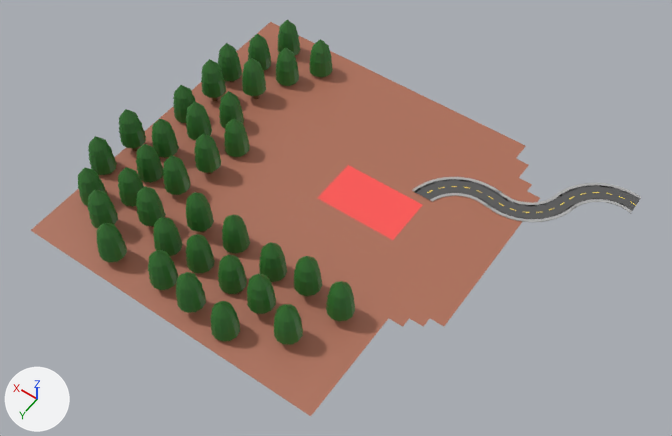
The FBX model Assets/Cenarios/Cenario Mansao/Fase Mansao.fbx: old version first, new version second.
Rendered twice from a 50 mm camera at (-8.7, 76.5, 85.9) aimed at (30.5, 21.6, -0.4). The axes (+X, +Y, +Z) are drawn at lower left. The lights are the same throughout. Where no turn or scale is listed for an object, it has been applied to the vertices.

Names of what the first picture shows: 'Arvore M.001', 'Arvore M.002', 'Arvore M.003', 'Arvore M.004', 'Arvore M.005', 'Arvore M.007', 'Arvore M.008', 'Arvore M.013', 'Arvore M.023', 'Fase Mansao', 'Ponto Mansao', 'Rua Mansao'.
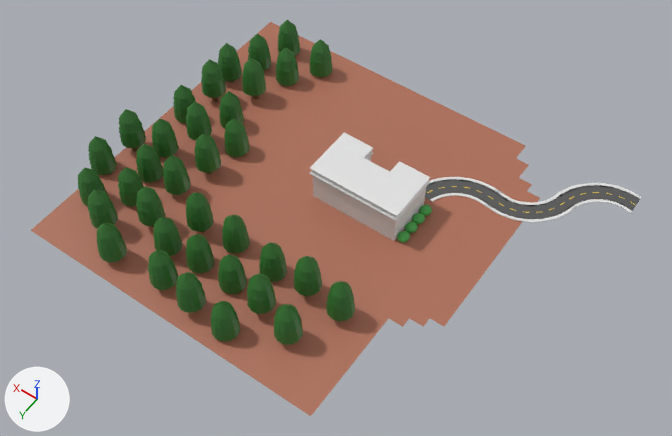
Where the newer file only moved an object's origin or applied its transform, the numbers keep the older frame.

What differs and where, as boxes [x1, y1, x2, y2] in the pictures (672 x 436 px):
'Mansao', added: after [309, 133, 430, 241]
'Arbustos Mansao.003', added: after [397, 230, 411, 243]
'Arbustos Mansao', added: after [404, 221, 418, 234]
'Arbustos Mansao.001', added: after [412, 213, 425, 225]
'Arbustos Mansao.002', added: after [419, 204, 432, 217]
'Ponto Mansao', unchanged, covered by the edit: before [318, 165, 422, 240]

The change in detail:
Material 'Janelas Predio/ Bancada/ Fogao' (mat_janelas_predio__bancada__fogao) changes colour from grey #ababab to light grey #e2e2e2; in linear values from (0.407, 0.407, 0.407) to (0.761, 0.761, 0.761).
Material 'Verde Grama/ Montanha Floresta/ Arvore Floresta/ Bancada.002' (mat_verde_grama__montanha_floresta__arvore_floresta__bancada_002) is new.
Its base color is (0.0676, 0.415, 0.0794) (green #4aac50).
Material 'Vidros Mansao' (mat_vidros_mansao) is new.
Its base color is (0.237, 0.53, 0.8) (blue #86c0e7).
Mesh me_mesh is new.
It has 26 vertices, 24 faces and spans x -0.74..0.74, y -0.83..0.83, z -0.62..0.62.
It uses material mat_verde_grama__montanha_floresta__arvore_floresta__bancada_002 (green #4aac50).
Mesh me_cube_004 is new.
It has 5113 vertices, 4876 faces and spans x -6.16..6.16, y -6.6..0.5, z -1.0..4.26.
Faces by material slot: [3232, 1630, 14].
It uses material mat_janelas_predio__bancada__fogao (light grey #e2e2e2).
It uses material mat_areia_marcador_faixa__bancada_cozinha (yellow #ffdf48).
It uses material mat_vidros_mansao (blue #86c0e7).
Object 'Arbustos Mansao.003' (ob_arbustos_mansao_003) is new; it shows me_mesh.
Its location is (22.95, 18.52, -1.45).
Object 'Arbustos Mansao' (ob_arbustos_mansao) is new; it shows a copy of me_mesh.
Its location is (22.95, 16.88, -1.45).
Object 'Arbustos Mansao.001' (ob_arbustos_mansao_001) is new; it shows a copy of me_mesh.
Its location is (22.95, 15.27, -1.45).
Object 'Mansao' (ob_mansao) is new; it shows me_cube_004.
Its location is (29.55, 19.18, -1.05).
Object 'Arbustos Mansao.002' (ob_arbustos_mansao_002) is new; it shows a copy of me_mesh.
Its location is (22.95, 13.71, -1.45).
